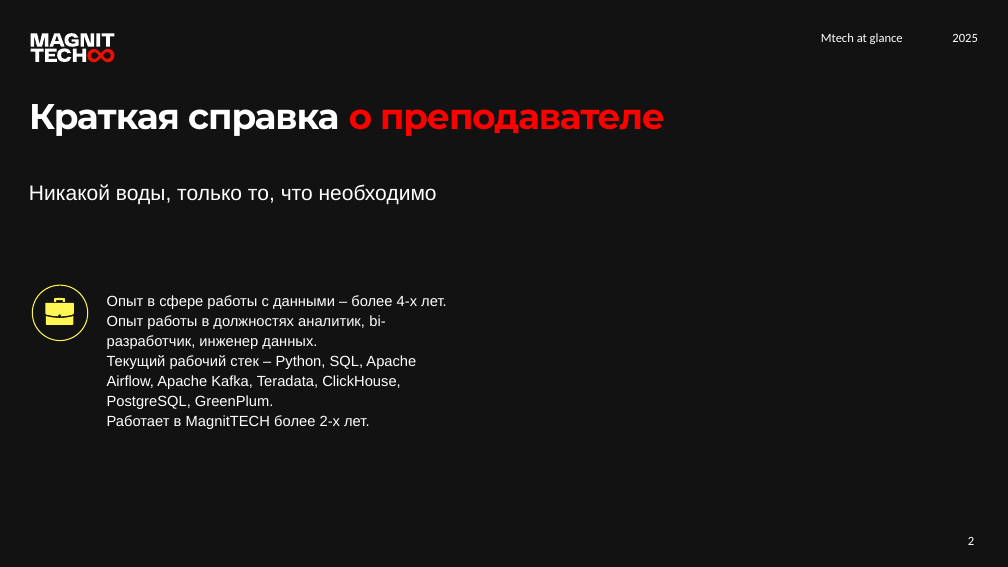
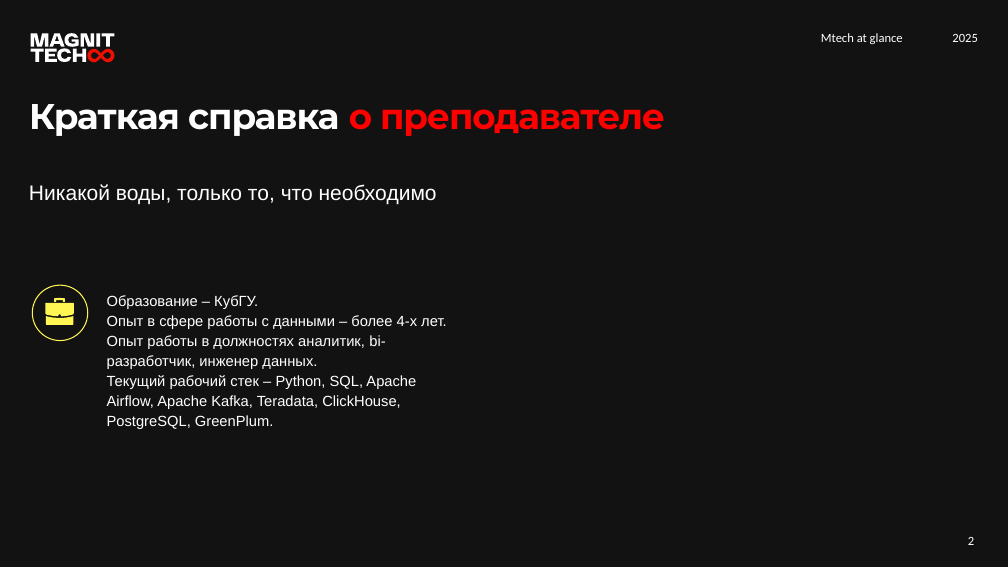
Before and after one commit to sql-for-students-2025/sql_course, a slide deck: slide 2 of lesson1/Занятие 1.pptx. Drawn at 1008x567 pixels with LibreOffice and Linux fonts; fonts in the diff are those of the drawing. Boxes give left, top, right and bottom in pixels: in the first picture for what was removed or moved away, otherwise in the second. Text is boxed around its words. In the diff, an @@ line names an element or a change of style, - is before the commit and + after.

```diff
--- a/lesson1/Занятие 1.pptx
+++ b/lesson1/Занятие 1.pptx
@@ text at (107, 295, 258, 309): paragraph added @@
+Образование – КубГУ.
@@ text at (107, 415, 369, 429): paragraph removed @@
-Работает в MagnitTECH более 2-х лет.
```
Also in this commit, not shown: 1 other slide changed, 3 other files.
